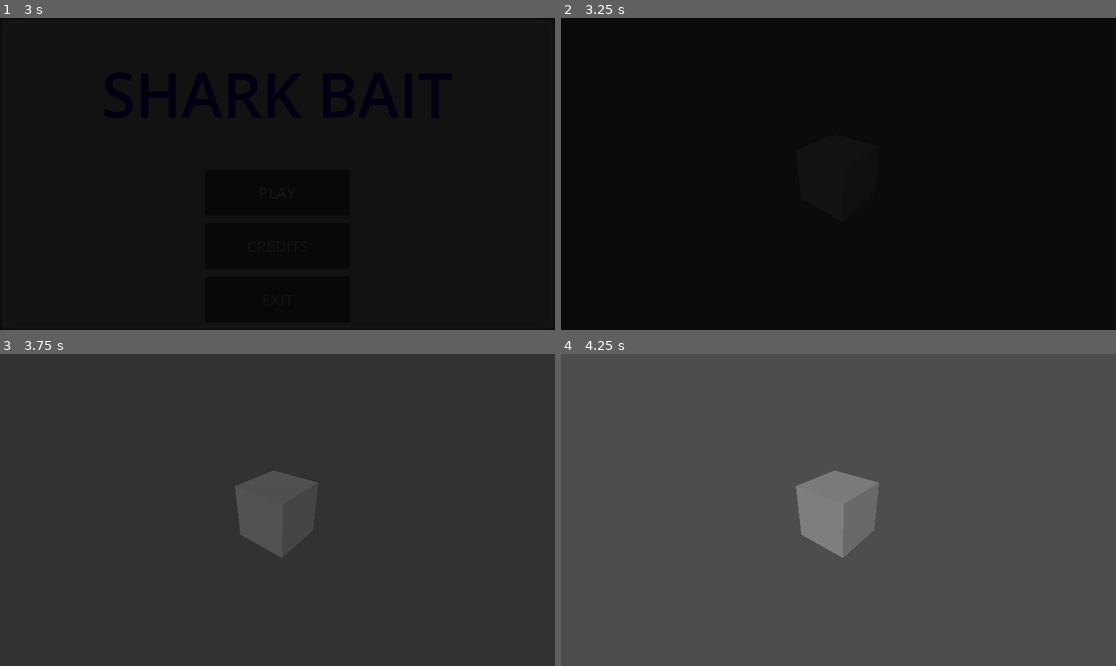
Above: before the commit, frames 1-4 (two rows, left to right).
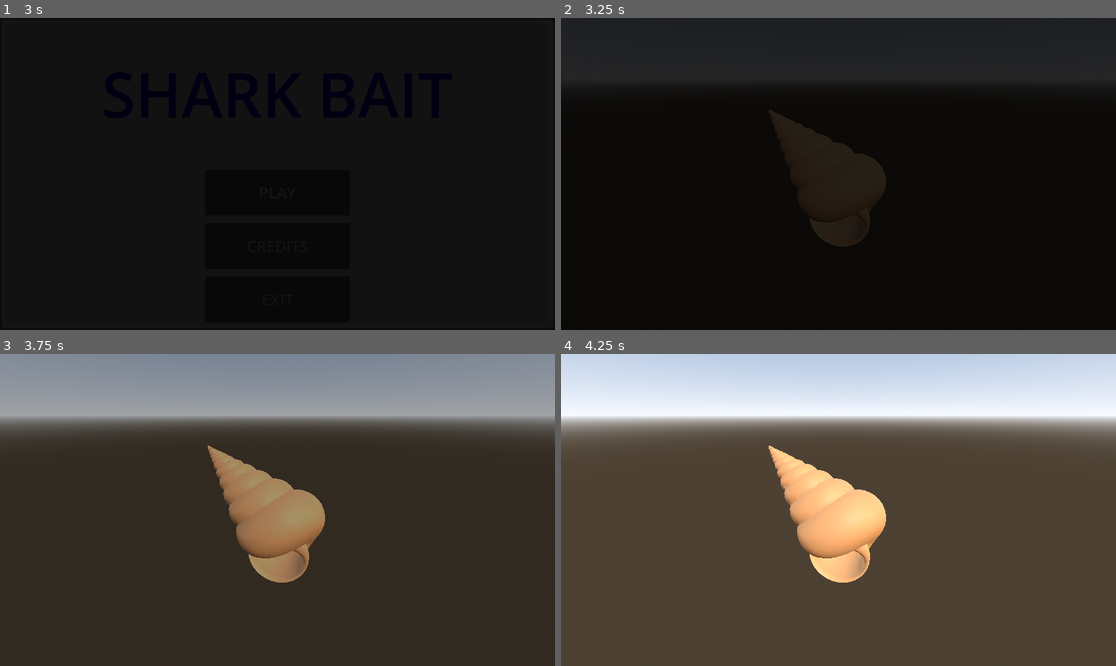
Above: after the commit, the same moments.

Repository: alexanderyee/ggj-2025
Game: Godot game, scene res://game_sandbox/devone_sandbox/main_menu.tscn
Same seed, same stepped clock (60 frames per second), same inputs: the game is played once before the commit and once after it.
Inputs (mouse positions are in pixels of both pictures, inside the frame that each line leads up to):
- Up to frame 1 (3 s): click "PLAY" at 0.5 s; click "PLAY" at 1.25 s; click "PLAY" at 2 s; tap Enter at 2.75 s; move the mouse to (399, 158) at 2.77 s; click (399, 158) at 2.92 s
- Up to frame 2 (3.25 s): no input
- Up to frame 3 (3.75 s): drag from (166, 525) to (249, 572) at 3.52 s
- Up to frame 4 (4.25 s): no input

Frame 1 is identical in both runs. In frame 2, 14% of the frame differs, in the area x 0-100%, y 2-74%; in frame 3, 29%; in frame 4, 93%, in the area x 0-100%, y 0-100%.

Commit message:
FEAT | Added seashell to the main scene

Diff:
--- a/scenes/main.tscn
+++ b/scenes/main.tscn
@@ -1,10 +1,19 @@
-[gd_scene load_steps=9 format=3 uid="uid://bjm5trsh5ponb"]
+[gd_scene load_steps=12 format=3 uid="uid://bjm5trsh5ponb"]
 
 [ext_resource type="Script" path="res://addons/phantom_camera/scripts/phantom_camera/phantom_camera_3d.gd" id="1_cgvsa"]
 [ext_resource type="Script" path="res://addons/phantom_camera/scripts/resources/tween_resource.gd" id="2_8vgn0"]
 [ext_resource type="Script" path="res://addons/phantom_camera/scripts/phantom_camera_host/phantom_camera_host.gd" id="3_iyltw"]
+[ext_resource type="PackedScene" uid="uid://yaw41h3vjeti" path="res://game_sandbox/jake_sandbox/Assets/Models/seashell.glb" id="4_j48th"]
+
+[sub_resource type="ProceduralSkyMaterial" id="ProceduralSkyMaterial_kbcgm"]
+
+[sub_resource type="Sky" id="Sky_o5002"]
+sky_material = SubResource("ProceduralSkyMaterial_kbcgm")
 
 [sub_resource type="Environment" id="Environment_1thx3"]
+background_mode = 2
+background_energy_multiplier = 1.5
+sky = SubResource("Sky_o5002")
 
 [sub_resource type="Resource" id="Resource_r1ygu"]
 script = ExtResource("2_8vgn0")
@@ -26,18 +35,18 @@
 [node name="DirectionalLight3D" type="DirectionalLight3D" parent="WorldEnvironment"]
 transform = Transform3D(0.844991, -0.327394, 0.422851, 0, 0.7907, 0.612203, -0.53478, -0.517307, 0.668135, 0, 2.72948, -2.52983)
 
-[node name="MainCamera" type="Node3D" parent="." node_paths=PackedStringArray("follow_target", "look_at_target")]
-transform = Transform3D(0.778334, -0.314942, 0.543146, -4.48823e-05, 0.86506, 0.501668, -0.62785, -0.39049, 0.673292, 2, 1.845, 2.47541)
+[node name="MainCamera" type="Node3D" parent="." node_paths=PackedStringArray("look_at_target")]
+transform = Transform3D(0.999999, -1.40884e-17, 2.11362e-17, 3.84857e-18, 0.906522, 0.422159, -2.51079e-17, -0.422159, 0.906522, 0, 2, 2.602)
 script = ExtResource("1_cgvsa")
-follow_target = NodePath("..")
 look_at_mode = 2
-look_at_target = NodePath("..")
+look_at_target = NodePath("../Environment/seashell")
 tween_resource = SubResource("Resource_r1ygu")
 follow_offset = Vector3(0, 1.845, 0)
+look_at_offset = Vector3(0, 0.785, 0)
 look_at_damping = true
 
 [node name="HostCamera" type="Camera3D" parent="."]
-transform = Transform3D(0.778334, -0.314942, 0.543146, -4.48823e-05, 0.86506, 0.501668, -0.62785, -0.39049, 0.673292, 2, 1.845, 2.47541)
+transform = Transform3D(1, -1.40884e-17, 2.11362e-17, 3.84857e-18, 0.906522, 0.422159, -2.5108e-17, -0.422159, 0.906522, 0, 2, 2.602)
 
 [node name="PhantomCameraHost" type="Node" parent="HostCamera"]
 process_priority = 300
@@ -49,7 +58,12 @@
 
 [node name="Environment" type="Node3D" parent="."]
 
+[node name="seashell" parent="Environment" instance=ExtResource("4_j48th")]
+transform = Transform3D(0.332329, 0.100969, 0.35967, -0.344137, -0.104557, 0.347329, 0.145351, -0.478407, -1.57217e-08, 0, 0, 0)
+
 [node name="Default Cube" type="StaticBody3D" parent="Environment"]
+transform = Transform3D(-0.325123, 0, 0.945672, 0, 1, 0, -0.945672, 0, -0.325123, 0, 0, 0)
+visible = false
 
 [node name="CollisionShape3D" type="CollisionShape3D" parent="Environment/Default Cube"]
 shape = SubResource("BoxShape3D_niry1")
